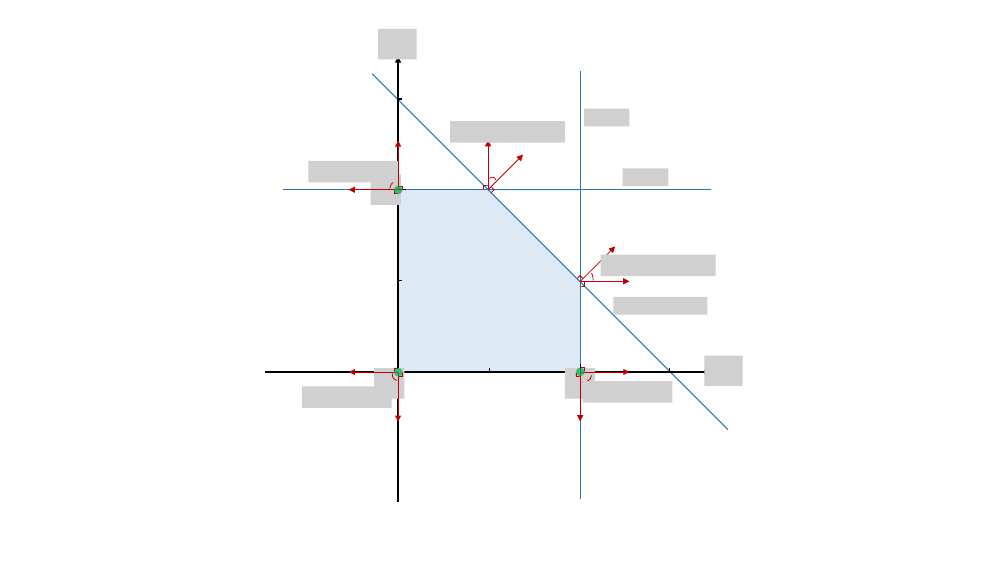
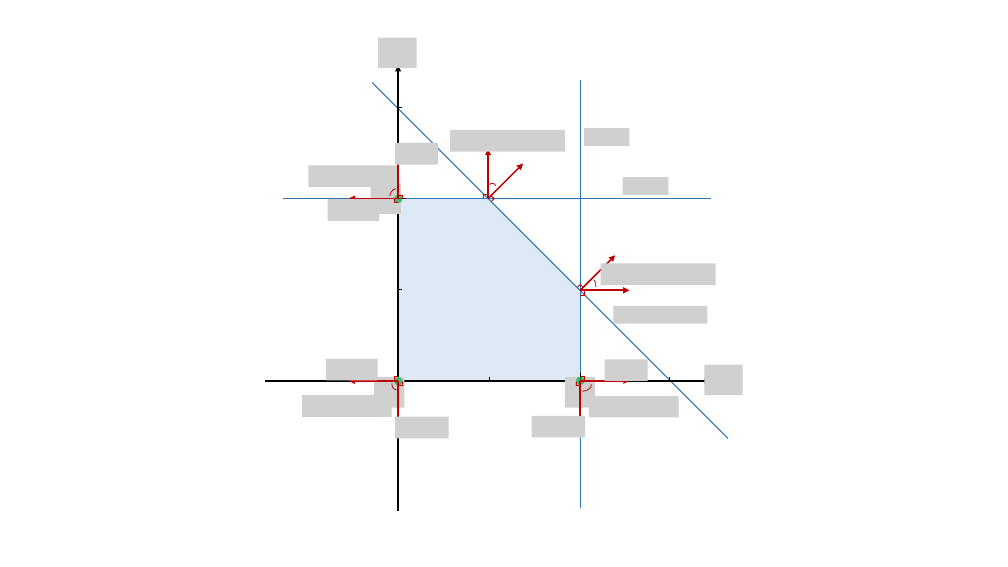
Before and after one commit to khalil-research/CaVE, a slide deck: slide 3 of images/axis.pptx. Drawn at 1008x567 pixels with LibreOffice and Linux fonts; fonts in the diff are those of the drawing; grey boxes stand for pictures. Boxes give left, top, right and bottom in pixels: in the first picture for what was removed or moved away, otherwise in the second. Text is boxed around its words. In the diff, an @@ line names an element or a change of style, - is before the commit and + after.

```diff
--- a/images/axis.pptx
+++ b/images/axis.pptx
@@ picture removed at bbox=[585, 109, 630, 127] @@
@@ arrow (399, 199) - (399, 149): stroke #C00000 0.75 pt to #C00000 1.5 pt @@
@@ arrow (488, 199) - (488, 149): stroke #C00000 0.75 pt to #C00000 1.5 pt @@
@@ 2 arc (boxed as its full ellipse)s, 1 picture: place and size @@
-2 arc (boxed as its full ellipse)s, 1 picture at bbox=[309, 161, 594, 288]
+2 arc (boxed as its full ellipse)s, 1 picture at bbox=[309, 166, 596, 295]
@@ arrow (488, 199) - (523, 163): stroke #C00000 0.75 pt to #C00000 1.5 pt @@
@@ arrow (399, 199) - (349, 199): stroke #C00000 0.75 pt to #C00000 1.5 pt @@
@@ arrow (580, 290) - (616, 256): stroke #C00000 0.75 pt to #C00000 1.5 pt @@
@@ arrow (580, 290) - (630, 290): stroke #C00000 0.75 pt to #C00000 1.5 pt @@
@@ group added at bbox=[326, 129, 678, 439]: 8 pictures @@
@@ arrow (399, 381) - (349, 381): stroke #C00000 0.75 pt to #C00000 1.5 pt @@
@@ arrow (399, 381) - (399, 431): stroke #C00000 0.75 pt to #C00000 1.5 pt @@
@@ arrow (580, 381) - (630, 381): stroke #C00000 0.75 pt to #C00000 1.5 pt @@
@@ arrow (581, 381) - (581, 430): stroke #C00000 0.75 pt to #C00000 1.5 pt @@
@@ picture removed at bbox=[583, 381, 672, 403] @@
@@ 12 arrows, 10 pictures, 10 corners, 8 lines, 3 arc (boxed as its full ellipse)s, 3 ellipses, 1 rectangle, 1 triangle: place and size @@
-12 arrows, 10 pictures, 10 corners, 8 lines, 3 arc (boxed as its full ellipse)s, 3 ellipses, 1 rectangle, 1 triangle at bbox=[265, 29, 743, 502]
+12 arrows, 10 pictures, 10 corners, 8 lines, 3 arc (boxed as its full ellipse)s, 3 ellipses, 1 rectangle, 1 triangle at bbox=[265, 38, 743, 510]
```
Also in this commit, not shown: 1 other slide changed, 1 slide added, 1 slide removed, 1 other file.
